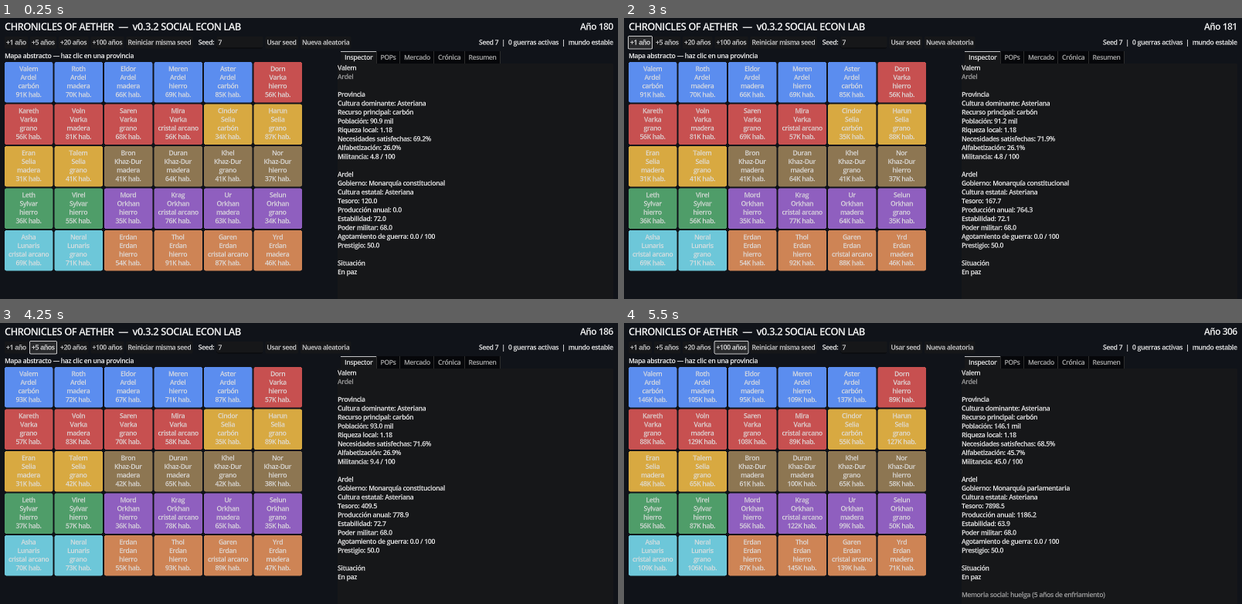
Above: before the commit, frames 1-4 (two rows, left to right).
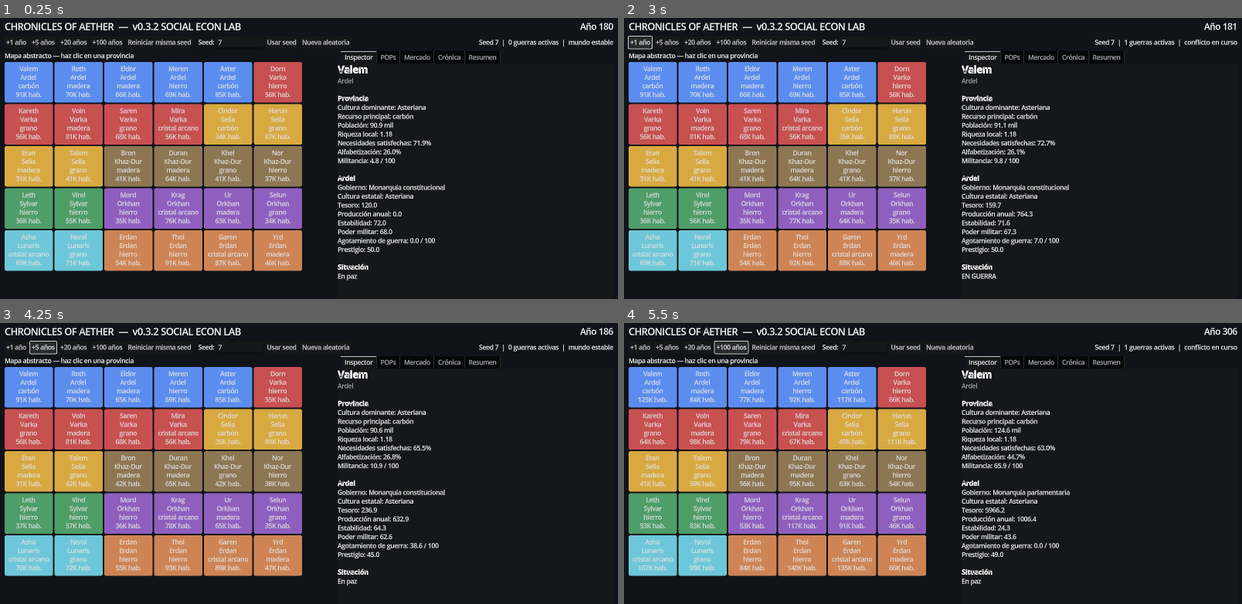
Above: after the commit, the same moments.

Repository: AngelMLoco/vic2-like
Game: Godot game, scene res://src/Main.tscn
The game is run twice, just before and just after one commit, with the same random seed, the same clock (stepped at 60 frames per second) and the same inputs.
Inputs:
- Up to frame 1 (0.25 s): no input
- Up to frame 2 (3 s): click "Reiniciar misma seed" at 0.5 s; click "Reiniciar misma seed" at 1.25 s; click "Reiniciar misma seed" at 2 s; click "+1 año" at 2.75 s
- Up to frame 3 (4.25 s): click "+5 años" at 3.5 s
- Up to frame 4 (5.5 s): click "+20 años" at 4.25 s; click "+100 años" at 5 s

The runs differ from the first frame. In frame 1, 4.2% of the frame differs, in the area x 54-72%, y 16-94%; in frame 2, 4.5%; in frame 3, 4.3%; in frame 4, 5.4%, in the area x 2-100%, y 7-99%.
Error before the commit: Invalid assignment of property or key 'Varka' with value of type 'int' on a base object of type 'int'. (res://src/main.gd:359)

Commit message:
Repair v0.3.2 and preserve nested dictionary indexing

Diff:
--- a/src/main.gd
+++ b/src/main.gd
@@ -354,7 +354,7 @@
 
         for b in countries:
             if a != b:
-                relations[a] = rng.randi_range(-10, 25)
+                relations[a][b] = rng.randi_range(-10, 25)
 
     relations["Ardel"]["Varka"] = -58
     relations["Varka"]["Ardel"] = -58
@@ -1032,7 +1032,7 @@
             continue
 
         for b in names:
-            if a == b or not bool(countries["alive"]):
+            if a == b or not bool(countries[b]["alive"]):
                 continue
 
             var drift: int = rng.randi_range(-2, 2)
@@ -1040,7 +1040,7 @@
             if countries[a]["rivals"].has(b):
                 drift -= 1
 
-            relations[a] = clampi(int(relations[a]) + drift, -100, 100)
+            relations[a][b] = clampi(int(relations[a][b]) + drift, -100, 100)
 
 
 func _war_logic() -> void:
@@ -1236,7 +1236,6 @@
         var target: int = -1
         var attacker_won: bool = winner == String(w.get("attacker", ""))
 
-        # El objetivo de guerra solo se impone si vence quien lo declaró.
         if attacker_won and cause == "reclamación territorial":
             for i in candidates:
                 if winner_country["claims"].has(provinces[i]["name"]):
@@ -1251,8 +1250,6 @@
                     target = i
                     break
 
-        # Una victoria muy decisiva en una rivalidad puede producir una cesión,
-        # preferentemente donde exista población culturalmente afín.
         if (
             attacker_won
             and target < 0
@@ -1309,8 +1306,9 @@
     if taken != "":
         _log("La guerra termina con victoria de %s. %s cede %s." % [winner, loser, taken])
     else:
-        var reparations: float = minf(18.0, maxf(4.0, float(countries[loser]["treasury"]) * 0.08))
-        countries[loser]["treasury"] = float(countries[loser]["treasury"]) - reparations
+        var loser_treasury: float = float(countries[loser]["treasury"])
+        var reparations: float = minf(18.0, maxf(4.0, loser_treasury * 0.08))
+        countries[loser]["treasury"] = loser_treasury - reparations
         countries[winner]["treasury"] = float(countries[winner]["treasury"]) + reparations
         _log("La guerra termina con victoria de %s. No cambian las fronteras, pero %s paga reparaciones." % [winner, loser])
 
@@ -1494,7 +1492,7 @@
     var avg_needs: float = _weighted_pop_value(p["pops"], "needs")
     var avg_literacy: float = _weighted_pop_value(p["pops"], "literacy")
 
-    detail_text.text = "%s\n[color=#aaaaaa]%s[/color]\n\nProvincia\nCultura dominante: %s\nRecurso principal: %s\nPoblación: %s\nRiqueza local: %.2f\nNecesidades satisfechas: %.1f%%\nAlfabetización: %.1f%%\nMilitancia: %.1f / 100\n\n%s\nGobierno: %s\nCultura estatal: %s\nTesoro: %.1f\nProducción anual: %.1f\nEstabilidad: %.1f\nPoder militar: %.1f\nAgotamiento de guerra: %.1f / 100\nPrestigio: %.1f\n\nSituación\n%s" % [
+    detail_text.text = "[font_size=24][b]%s[/b][/font_size]\n[color=#aaaaaa]%s[/color]\n\n[b]Provincia[/b]\nCultura dominante: %s\nRecurso principal: %s\nPoblación: %s\nRiqueza local: %.2f\nNecesidades satisfechas: %.1f%%\nAlfabetización: %.1f%%\nMilitancia: %.1f / 100\n\n[b]%s[/b]\nGobierno: %s\nCultura estatal: %s\nTesoro: %.1f\nProducción anual: %.1f\nEstabilidad: %.1f\nPoder militar: %.1f\nAgotamiento de guerra: %.1f / 100\nPrestigio: %.1f\n\n[b]Situación[/b]\n%s" % [
         String(p["name"]),
         owner,
         String(p["culture"]),
@@ -1528,7 +1526,7 @@
 func _refresh_pops(p: Dictionary) -> void:
     var lines: Array[String] = []
 
-    lines.append("POPs de %s" % String(p["name"]))
+    lines.append("[font_size=22][b]POPs de %s[/b][/font_size]" % String(p["name"]))
     lines.append("[color=#aaaaaa]Sus necesidades ahora dependen de precios, oferta y poder adquisitivo.[/color]\n")
 
     var pops: Array = p["pops"]
@@ -1544,7 +1542,7 @@
             goods_list.append(String(good_name))
 
         lines.append(
-            "%s — %s\nCultura: %s | Religión: %s\nNecesidades: %.0f%% | Alfabetización: %.0f%%\nRiqueza: %.1f | Militancia: %.1f | Ideología: %s\nCesta: %s\n" % [
+            "[b]%s[/b] — %s\nCultura: %s | Religión: %s\nNecesidades: %.0f%% | Alfabetización: %.0f%%\nRiqueza: %.1f | Militancia: %.1f | Ideología: %s\nCesta: %s\n" % [
                 pop_class,
                 _fmt_pop(int(pop["size"])),
                 String(pop["culture"]),
@@ -1583,7 +1581,7 @@
             condition = "exceso de oferta"
 
         lines.append(
-            "%s — %.2f (%+.0f%%)\nOferta %.1f | Demanda %.1f | Cobertura %.0f%% | %s\n" % [
+            "[b]%s[/b] — %.2f (%+.0f%%)\nOferta %.1f | Demanda %.1f | Cobertura %.0f%% | %s\n" % [
                 String(good_name).capitalize(),
                 price,
                 price_change,
